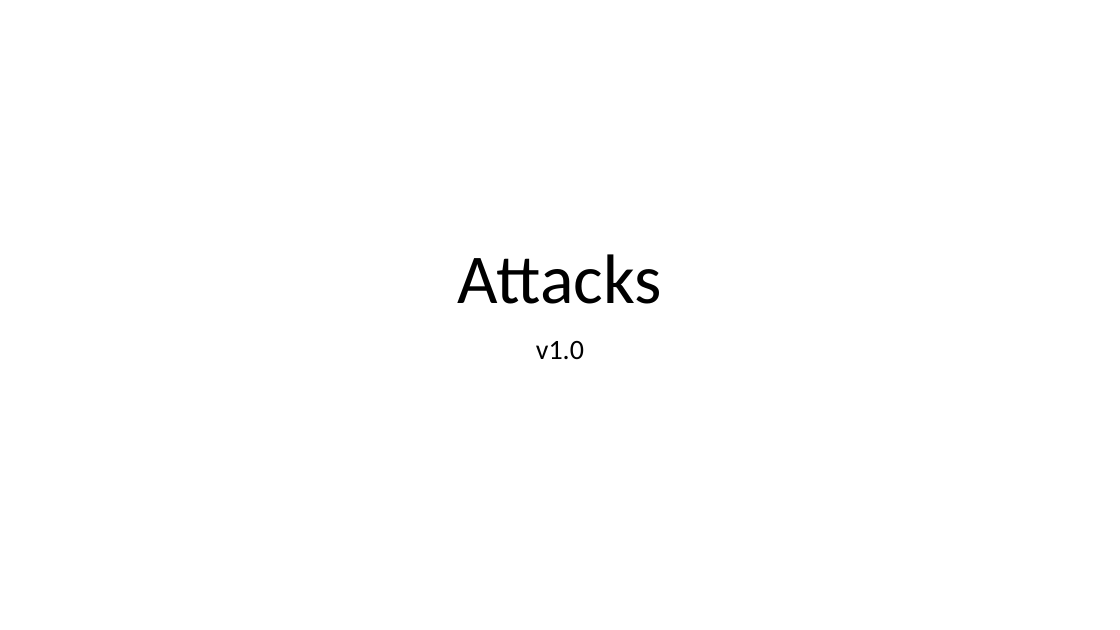
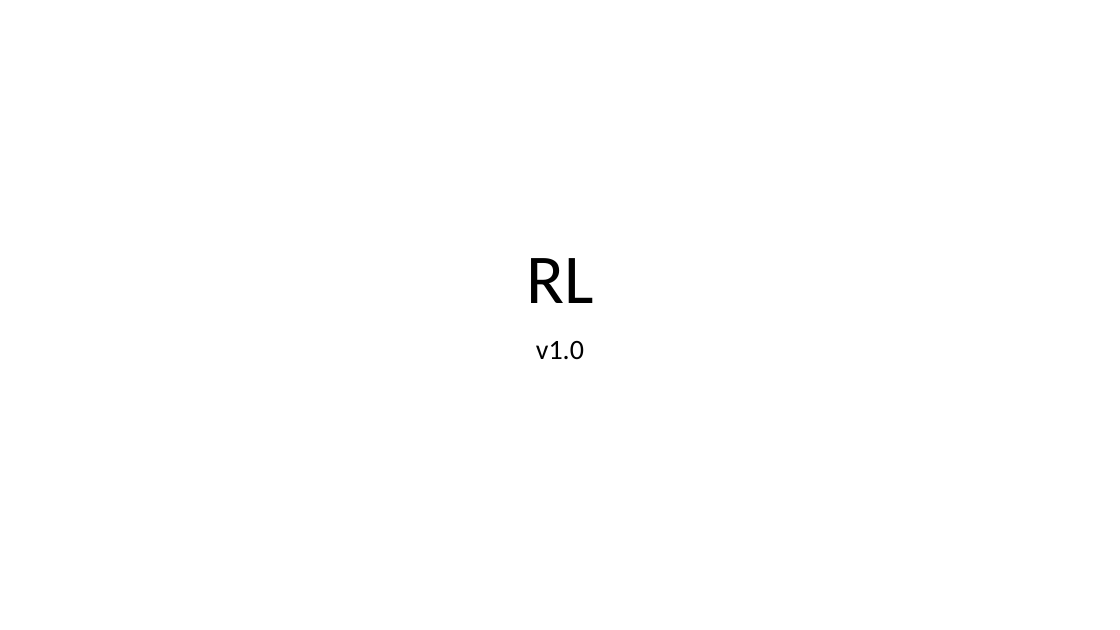
Before and after one commit to cailllev/PA, a slide deck: slide 10 of Model.pptx. Drawn at 1120x630 pixels with LibreOffice and Linux fonts; fonts in the diff are those of the drawing. Boxes give left, top, right and bottom in pixels: in the first picture for what was removed or moved away, otherwise in the second. Text is boxed around its words. In the diff, an @@ line names an element or a change of style, - is before the commit and + after.

```diff
--- a/Model.pptx
+++ b/Model.pptx
@@ title at box(526, 258, 593, 303): text changed @@
-Attacks
+RL
```
Also in this commit, not shown: 5 other slides changed, 1 slide added, 2 slides removed.
